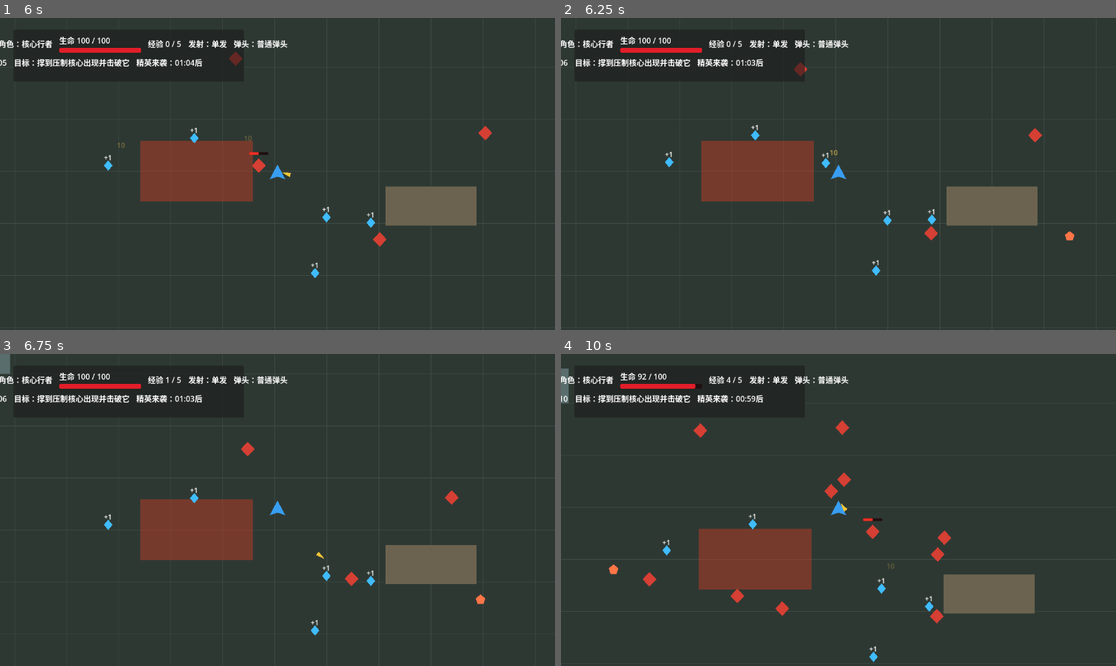
Above: before the commit, frames 1-4 (two rows, left to right).
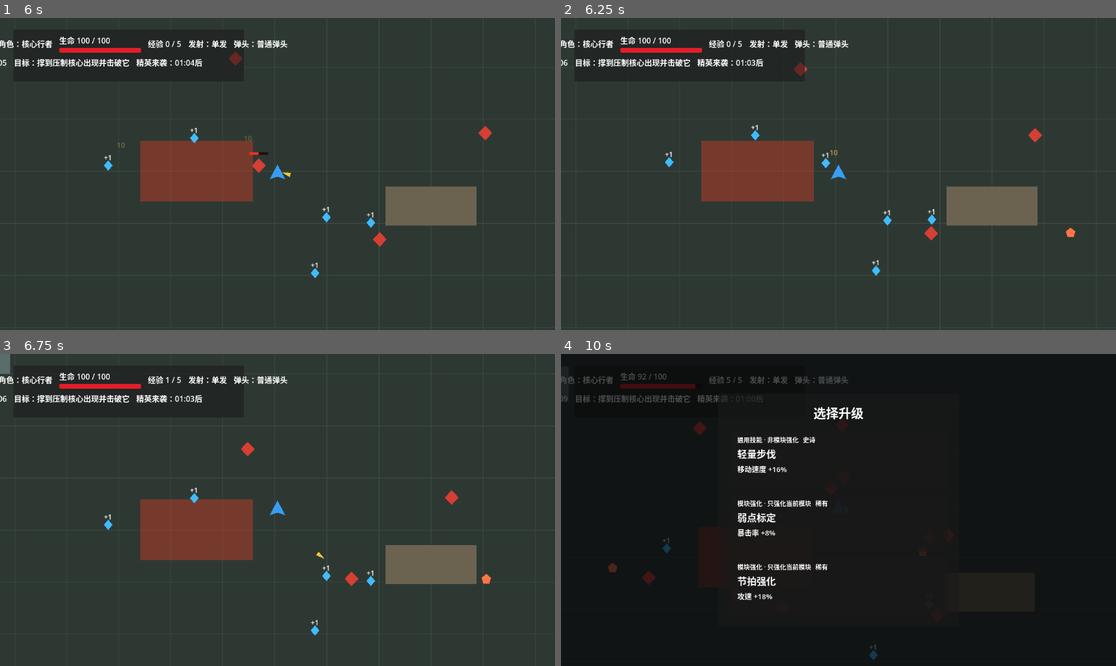
Above: after the commit, the same moments.

Repository: mjjt640/godot-ai
Game: Godot game, scene res://scenes/main/game_root.tscn
The game is run twice, just before and just after one commit, with the same random seed, the same clock (stepped at 60 frames per second) and the same inputs.
Inputs (mouse positions are in pixels of both pictures, inside the frame that each line leads up to):
- Up to frame 1 (6 s): tap Enter at 0.5 s; move the mouse to (399, 158) at 0.52 s; hold D (move_right) 0.53-1.25 s; click (399, 158) at 0.67 s; drag from (166, 189) to (194, 252) at 1.27 s; tap Space at 2 s; move the mouse to (333, 105) at 2.02 s; hold D (move_right) 2.03-2.75 s; drag from (249, 236) to (5, 18) at 2.77 s; move the mouse to (444, 220) at 3.52 s; hold A (move_left) 3.53-4.25 s; drag from (111, 127) to (371, 301) at 4.27 s; move the mouse to (305, 174) at 5.02 s; hold S (move_down) 5.03-5.75 s; click (305, 174) at 5.17 s; drag from (194, 96) to (111, 164) at 5.77 s
- Up to frame 2 (6.25 s): no input
- Up to frame 3 (6.75 s): move the mouse to (399, 494) at 6.52 s; hold W (move_up) from 6.53 s (still down)
- Up to frame 4 (10 s): release W (move_up) at 7.25 s; drag from (727, 525) to (672, 578) at 7.27 s; move the mouse to (894, 441) at 8.02 s; hold S (move_down) 8.03-8.75 s; drag from (810, 572) to (755, 510) at 8.77 s; move the mouse to (1005, 556) at 9.52 s; hold W (move_up) from 9.53 s (still down); click (1005, 556) at 9.67 s

Frame 1 is identical in both runs. In frame 2, less than 0.1% of the frame differs, in the area x 90-93%, y 67-72%; in frame 3, less than 0.1%; in frame 4, 94%, in the area x 0-100%, y 0-100%.

Commit message:
refactor: game 拆分压力敌人行为执行器

Diff:
--- a/godot project/scripts/dev/project_sanity_check.gd
+++ b/godot project/scripts/dev/project_sanity_check.gd
@@ -46,6 +46,7 @@
 	_check_enemy_soft_separation()
 	_check_enemy_obstacle_navigation()
 	_check_enemy_skill_executor_split()
+	_check_enemy_behavior_executor_split()
 	_check_boss_wide_body_navigation_and_state()
 	_check_health_bar_ui()
 	_check_hud_run_objective_ui()
@@ -229,8 +230,9 @@
 	var enemy_source := FileAccess.get_file_as_string("res://scripts/game/enemy_controller.gd")
 	_expect(enemy_source.find("damage_number_boss_color") >= 0, "EnemyController should use boss damage number feedback")
 	_expect(enemy_source.find("damage_number_elite_color") >= 0, "EnemyController should use elite damage number feedback")
-	_expect(enemy_source.find("PressureWarningEffect") >= 0, "EnemyController should spawn pressure warning effects")
-	_expect(enemy_source.find("PressureImpactEffect") >= 0, "EnemyController should spawn pressure impact effects")
+	var pressure_executor_source := FileAccess.get_file_as_string("res://scripts/game/pressure_enemy_behavior_executor.gd")
+	_expect(pressure_executor_source.find("PressureWarningEffect") >= 0, "PressureEnemyBehaviorExecutor should spawn pressure warning effects")
+	_expect(pressure_executor_source.find("PressureImpactEffect") >= 0, "PressureEnemyBehaviorExecutor should spawn pressure impact effects")
 
 	var warning_source := FileAccess.get_file_as_string("res://scripts/effects/pressure_warning_effect.gd")
 	_expect(warning_source.find("draw_line") >= 0, "Pressure warning effect should draw a center marker")
@@ -420,6 +422,34 @@
 		_expect(dash_executor_source.find("DashEnemySkillData") >= 0, "DashSkillExecutor should own dash skill data matching")
 		_expect(dash_executor_source.find("BossDashWarningEffect") >= 0, "DashSkillExecutor should own dash warning effects")
 		_expect(dash_executor_source.find("take_damage") >= 0, "DashSkillExecutor should own dash hit damage")
+
+
+func _check_enemy_behavior_executor_split() -> void:
+	var base_executor_path := "res://scripts/game/enemy_behavior_executor.gd"
+	var pressure_executor_path := "res://scripts/game/pressure_enemy_behavior_executor.gd"
+	_expect(FileAccess.file_exists(base_executor_path), "EnemyBehaviorExecutor base script should own the common behavior executor contract")
+	_expect(FileAccess.file_exists(pressure_executor_path), "PressureEnemyBehaviorExecutor should own PRESSURE enemy behavior")
+
+	var enemy_source := FileAccess.get_file_as_string("res://scripts/game/enemy_controller.gd")
+	_expect(enemy_source.find("_behavior_executors") >= 0, "EnemyController should route enemy behaviors through an executor list")
+	_expect(enemy_source.find("PressureWarningEffect") == -1, "EnemyController should not spawn pressure warning effects directly")
+	_expect(enemy_source.find("PressureImpactEffect") == -1, "EnemyController should not spawn pressure impact effects directly")
+	_expect(enemy_source.find("_pressure_warning_remaining") == -1, "EnemyController should not own pressure warning state")
+	_expect(enemy_source.find("_try_pressure_damage") == -1, "EnemyController should not contain pressure behavior implementation details")
+	_expect(enemy_source.find("_resolve_pressure_warning") == -1, "EnemyController should not contain pressure warning resolution details")
+
+	if FileAccess.file_exists(base_executor_path):
+		var base_executor_source := FileAccess.get_file_as_string(base_executor_path)
+		_expect(base_executor_source.find("func matches(") >= 0, "EnemyBehaviorExecutor should expose matches")
+		_expect(base_executor_source.find("func update(") >= 0, "EnemyBehaviorExecutor should expose update")
+		_expect(base_executor_source.find("func reset(") >= 0, "EnemyBehaviorExecutor should expose reset")
+
+	if FileAccess.file_exists(pressure_executor_path):
+		var pressure_executor_source := FileAccess.get_file_as_string(pressure_executor_path)
+		_expect(pressure_executor_source.find("extends \"res://scripts/game/enemy_behavior_executor.gd\"") >= 0, "PressureEnemyBehaviorExecutor should inherit the common behavior contract")
+		_expect(pressure_executor_source.find("PressureWarningEffect") >= 0, "PressureEnemyBehaviorExecutor should own pressure warning effects")
+		_expect(pressure_executor_source.find("PressureImpactEffect") >= 0, "PressureEnemyBehaviorExecutor should own pressure impact effects")
+		_expect(pressure_executor_source.find("take_damage") >= 0, "PressureEnemyBehaviorExecutor should own pressure delayed damage")
 
 
 func _check_boss_wide_body_navigation_and_state() -> void:
--- /dev/null
+++ b/godot project/scripts/game/enemy_behavior_executor.gd
@@ -0,0 +1,16 @@
+class_name EnemyBehaviorExecutor
+extends RefCounted
+
+var _enemy
+
+
+func matches(_enemy_data: Resource) -> bool:
+	return false
+
+
+func update(enemy, _delta_to_target: Vector2, _delta: float) -> void:
+	_enemy = enemy
+
+
+func reset() -> void:
+	_enemy = null
--- a/godot project/scripts/game/enemy_controller.gd
+++ b/godot project/scripts/game/enemy_controller.gd
@@ -3,10 +3,8 @@
 
 const CollisionLayers = preload("res://scripts/config/collision_layers.gd")
 const DamageNumber = preload("res://scripts/effects/damage_number.gd")
-const EnemyTemplateData = preload("res://resources/enemies/enemy_template_data.gd")
 const DashSkillExecutor = preload("res://scripts/game/dash_skill_executor.gd")
-const PressureImpactEffect = preload("res://scripts/effects/pressure_impact_effect.gd")
-const PressureWarningEffect = preload("res://scripts/effects/pressure_warning_effect.gd")
+const PressureEnemyBehaviorExecutor = preload("res://scripts/game/pressure_enemy_behavior_executor.gd")
 
 signal died(experience_reward: int, death_position: Vector2)
 signal health_changed(current_health: float, max_health: float)
@@ -24,9 +22,6 @@
 var health: float = 1.0
 var _target: Node2D
 var _touch_cooldown_remaining: float = 0.0
-var _pressure_cooldown_remaining: float = 0.0
-var _pressure_warning_remaining: float = 0.0
-var _pressure_warning_position: Vector2 = Vector2.ZERO
 var _knockback_velocity: Vector2 = Vector2.ZERO
 var _last_navigation_position: Vector2 = Vector2.ZERO
 var _navigation_stuck_time: float = 0.0
@@ -39,6 +34,7 @@
 var _skill_cooldowns: Dictionary = {}
 var _skill_executors: Array = []
 var _active_skill_executor
+var _behavior_executors: Array = []
 @onready var _visual: Node2D = get_node_or_null("Visual") as Node2D
 @onready var _health_bar: ProgressBar = get_node_or_null("HealthBar") as ProgressBar
 @onready var _collision_shape: CollisionShape2D = get_node_or_null("CollisionShape2D") as CollisionShape2D
@@ -51,6 +47,7 @@
 	if enemy_data != null:
 		health = enemy_data.get_max_health()
 	_skill_executors = [DashSkillExecutor.new()]
+	_behavior_executors = [PressureEnemyBehaviorExecutor.new()]
 	_body_probe_radius = _resolve_body_probe_radius()
 	_last_navigation_position = global_position
 	_refresh_health_bar()
@@ -64,17 +61,11 @@
 
 	if _touch_cooldown_remaining > 0.0:
 		_touch_cooldown_remaining -= _delta
-	if _pressure_cooldown_remaining > 0.0:
-		_pressure_cooldown_remaining -= _delta
-	if _pressure_warning_remaining > 0.0:
-		_pressure_warning_remaining -= _delta
-		if _pressure_warning_remaining <= 0.0:
-			_resolve_pressure_warning()
 	if _update_combat_state(_delta):
 		return
 
 	var delta_to_target := _target.global_position - global_position
-	_try_pressure_damage(delta_to_target)
+	_update_behavior_executors(delta_to_target, _delta)
 	_try_enemy_skill(delta_to_target, _delta)
 	if _combat_state != CombatState.CHASE:
 		return
@@ -164,6 +155,14 @@
 
 func get_world_clearance_for_skill(direction: Vector2, distance: float) -> float:
 	return _get_world_clearance(direction, distance)
+
+
+func get_behavior_target() -> Node2D:
+	return _target
+
+
+func has_clear_target_line_for_behavior(delta_to_target: Vector2) -> bool:
+	return _has_clear_target_line(delta_to_target)
 
 
 func is_in_skill_windup() -> bool:
@@ -349,6 +348,14 @@
 func _reset_navigation_stuck() -> void:
 	_navigation_stuck_time = 0.0
 	_last_navigation_position = global_position
+
+
+func _update_behavior_executors(delta_to_target: Vector2, delta: float) -> void:
+	if enemy_data == null:
+		return
+	for executor in _behavior_executors:
+		if executor != null and executor.matches(enemy_data):
+			executor.update(self, delta_to_target, delta)
 
 
 func _try_enemy_skill(delta_to_target: Vector2, delta: float) -> void:
@@ -469,72 +476,6 @@
 	_touch_cooldown_remaining = enemy_data.get_touch_interval() if enemy_data != null else 0.6
 
 
-func _try_pressure_damage(delta_to_target: Vector2) -> void:
-	if enemy_data == null or enemy_data.get_behavior_type() != EnemyTemplateData.BehaviorType.PRESSURE:
-		return
-	if _pressure_cooldown_remaining > 0.0:
-		return
-	if _pressure_warning_remaining > 0.0:
-		return
-	if delta_to_target.length() > enemy_data.get_pressure_range():
-		return
-	if not _has_clear_target_line(delta_to_target):
-		return
-
-	var player := _target as PlayerController
-	if player == null:
-		return
-
-	_pressure_warning_position = player.global_position
-	_pressure_warning_remaining = enemy_data.get_pressure_warning_duration()
-	_pressure_cooldown_remaining = enemy_data.get_pressure_interval()
-	_spawn_pressure_warning()
-
-
-func _resolve_pressure_warning() -> void:
-	var player := _target as PlayerController
-	if player == null:
-		return
-	var delta_to_player := player.global_position - global_position
-	if not _has_clear_target_line(delta_to_player):
-		return
-	if player.global_position.distance_to(_pressure_warning_position) > enemy_data.get_pressure_radius():
-		return
-
-	_spawn_pressure_impact()
-	player.take_damage(enemy_data.get_pressure_damage())
-	var push_direction := player.global_position - _pressure_warning_position
-	if push_direction == Vector2.ZERO:
-		push_direction = Vector2.RIGHT
-	player.apply_knockback(push_direction, enemy_data.get_pressure_knockback())
-
-
-func _spawn_pressure_warning() -> void:
-	var parent := get_tree().current_scene
-	if parent == null:
-		parent = get_parent()
-	if parent == null:
-		return
-
-	var effect := PressureWarningEffect.new()
-	effect.global_position = _pressure_warning_position
-	parent.add_child(effect)
-	effect.play(enemy_data.get_pressure_radius(), enemy_data.get_pressure_warning_duration(), combat_feedback)
-
-
-func _spawn_pressure_impact() -> void:
-	var parent := get_tree().current_scene
-	if parent == null:
-		parent = get_parent()
-	if parent == null:
-		return
-
-	var effect := PressureImpactEffect.new()
-	effect.global_position = _pressure_warning_position
-	parent.add_child(effect)
-	effect.play(enemy_data.get_pressure_radius(), combat_feedback)
-
-
 func apply_hit_reaction(push_direction: Vector2, force: float) -> void:
 	_apply_hit_reaction(push_direction, force)
 
--- /dev/null
+++ b/godot project/scripts/game/pressure_enemy_behavior_executor.gd
@@ -0,0 +1,102 @@
+class_name PressureEnemyBehaviorExecutor
+extends "res://scripts/game/enemy_behavior_executor.gd"
+
+const EnemyTemplateData = preload("res://resources/enemies/enemy_template_data.gd")
+const PressureImpactEffect = preload("res://scripts/effects/pressure_impact_effect.gd")
+const PressureWarningEffect = preload("res://scripts/effects/pressure_warning_effect.gd")
+
+var _cooldown_remaining: float = 0.0
+var _warning_remaining: float = 0.0
+var _warning_position: Vector2 = Vector2.ZERO
+
+
+func matches(enemy_data: Resource) -> bool:
+	return enemy_data != null and int(enemy_data.get_behavior_type()) == EnemyTemplateData.BehaviorType.PRESSURE
+
+
+func update(enemy, delta_to_target: Vector2, delta: float) -> void:
+	super.update(enemy, delta_to_target, delta)
+	if _enemy == null or _enemy.enemy_data == null:
+		return
+
+	if _cooldown_remaining > 0.0:
+		_cooldown_remaining -= delta
+	if _warning_remaining > 0.0:
+		_warning_remaining -= delta
+		if _warning_remaining <= 0.0:
+			_resolve_warning()
+		return
+
+	_try_start_warning(delta_to_target)
+
+
+func reset() -> void:
+	_cooldown_remaining = 0.0
+	_warning_remaining = 0.0
+	_warning_position = Vector2.ZERO
+	super.reset()
+
+
+func _try_start_warning(delta_to_target: Vector2) -> void:
+	if _cooldown_remaining > 0.0:
+		return
+	if delta_to_target.length() > _enemy.enemy_data.get_pressure_range():
+		return
+	if not _enemy.has_clear_target_line_for_behavior(delta_to_target):
+		return
+
+	var player := _enemy.get_behavior_target() as PlayerController
+	if player == null:
+		return
+
+	_warning_position = player.global_position
+	_warning_remaining = _enemy.enemy_data.get_pressure_warning_duration()
+	_cooldown_remaining = _enemy.enemy_data.get_pressure_interval()
+	_spawn_warning()
+
+
+func _resolve_warning() -> void:
+	var player := _enemy.get_behavior_target() as PlayerController
+	if player == null:
+		return
+	var delta_to_player: Vector2 = player.global_position - _enemy.global_position
+	if not _enemy.has_clear_target_line_for_behavior(delta_to_player):
+		return
+	if player.global_position.distance_to(_warning_position) > _enemy.enemy_data.get_pressure_radius():
+		return
+
+	_spawn_impact()
+	player.take_damage(_enemy.enemy_data.get_pressure_damage())
+	var push_direction := player.global_position - _warning_position
+	if push_direction == Vector2.ZERO:
+		push_direction = Vector2.RIGHT
+	player.apply_knockback(push_direction, _enemy.enemy_data.get_pressure_knockback())
+
+
+func _spawn_warning() -> void:
+	var parent := _get_effect_parent()
+	if parent == null:
+		return
+
+	var effect := PressureWarningEffect.new()
+	effect.global_position = _warning_position
+	parent.add_child(effect)
+	effect.play(_enemy.enemy_data.get_pressure_radius(), _enemy.enemy_data.get_pressure_warning_duration(), _enemy.combat_feedback)
+
+
+func _spawn_impact() -> void:
+	var parent := _get_effect_parent()
+	if parent == null:
+		return
+
+	var effect := PressureImpactEffect.new()
+	effect.global_position = _warning_position
+	parent.add_child(effect)
+	effect.play(_enemy.enemy_data.get_pressure_radius(), _enemy.combat_feedback)
+
+
+func _get_effect_parent() -> Node:
+	var parent: Node = _enemy.get_tree().current_scene
+	if parent == null:
+		parent = _enemy.get_parent()
+	return parent
